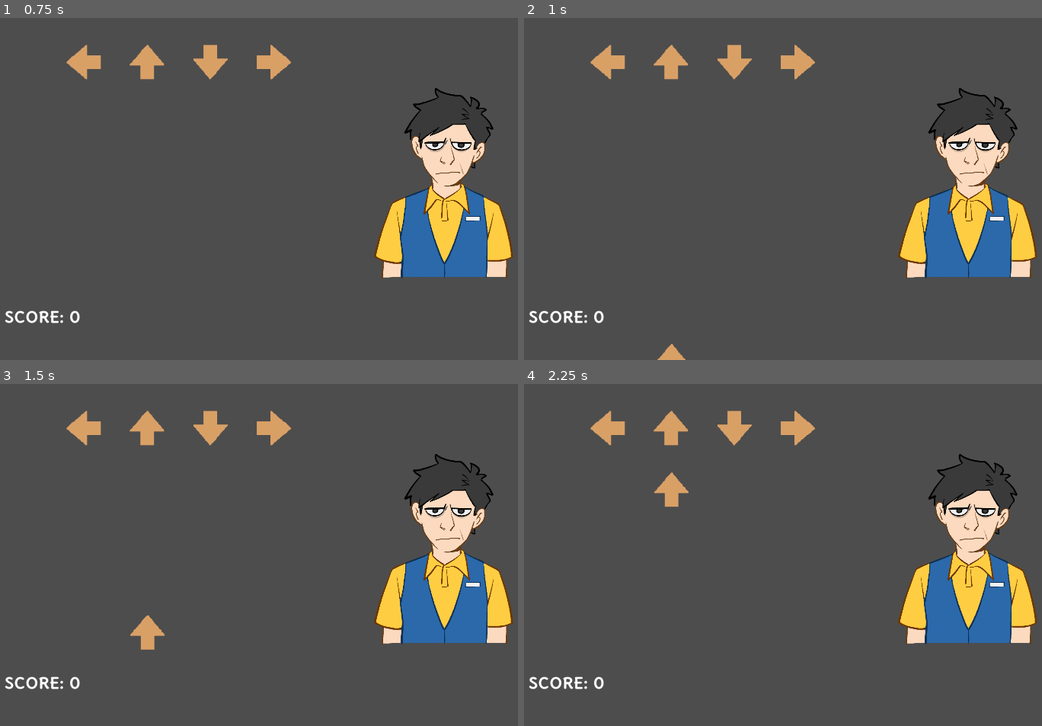
Above: before the commit, frames 1-4 (two rows, left to right).
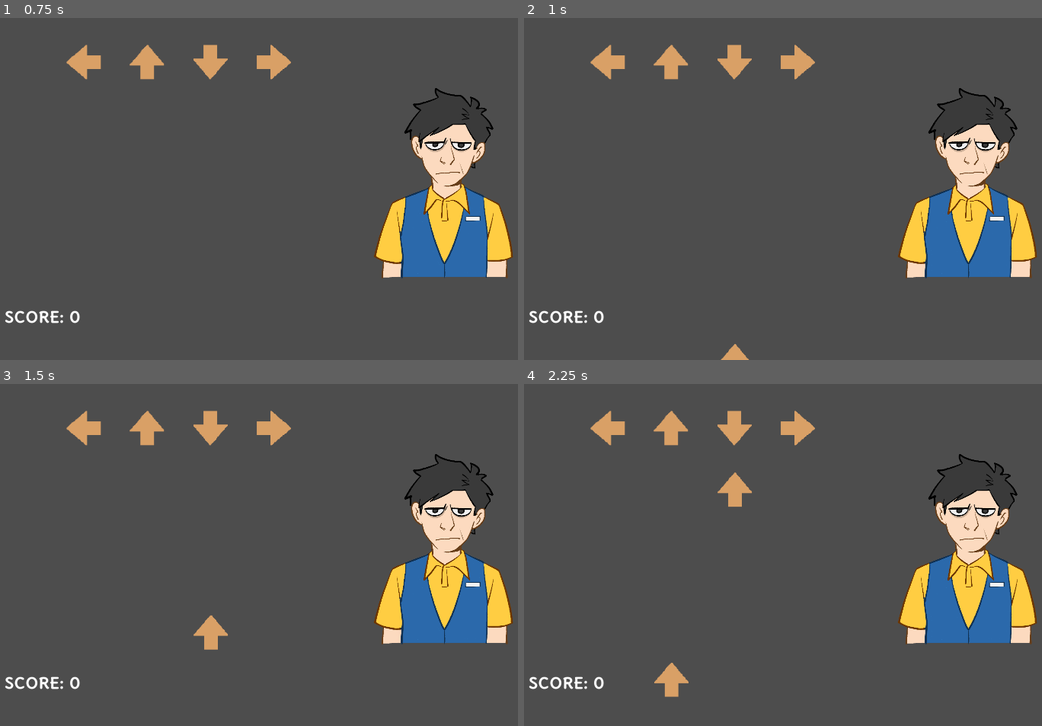
Above: after the commit, the same moments.

Repository: MichelleCDjunaidi/Karen_Simulator
Game: Godot game, scene res://scenes/game.tscn
The game is run twice, just before and just after one commit, with the same random seed, the same clock (stepped at 60 frames per second) and the same inputs.
Inputs:
- Up to frame 1 (0.75 s): tap Enter at 0.5 s
- Up to frame 2 (1 s): no input
- Up to frame 3 (1.5 s): no input
- Up to frame 4 (2.25 s): no input

Frame 1 is identical in both runs. In frame 2, 0.3% of the frame differs, in the area x 25-44%, y 95-100%; in frame 3, 0.7%; in frame 4, 1.0%, in the area x 25-44%, y 25-92%.

Commit message:
all direction spawner implemented

Diff:
--- a/scenes/game.tscn
+++ b/scenes/game.tscn
@@ -757,7 +757,7 @@
 [node name="ArrowRightButton" parent="." instance=ExtResource("6_afu41")]
 position = Vector2(900, 139)
 sprite_frames = SubResource("SpriteFrames_3swvm")
-input = "left"
+input = "right"
 action = "Complain"
 
 [node name="ArrowSpawner" parent="." instance=ExtResource("4_1cqob")]
--- a/scripts/ArrowSpawner.gd
+++ b/scripts/ArrowSpawner.gd
@@ -4,21 +4,20 @@
 
 # Called when the node enters the scene tree for the first time
 var wait_times = [2,3,4,5,6]
+var x_coor_positions = [300, 500, 700, 900]
 func _ready():
 	#$Timer.wait_time = wait_times[randi() % 4]
 	#print($Timer.wait_time)
 	$Timer.start()
 
-
 # Called every frame. 'delta' is the elapsed time since the previous frame.
 func _process(delta):
 	pass
 
-
 func _on_timer_timeout():
 	var arrow = arrow_path.instantiate()
-	arrow.position = Vector2(500,1080)
+	arrow.position = Vector2(x_coor_positions[randi() % 4],1080)
 	self.add_child(arrow)
-	$Timer.wait_time = wait_times[randi() % 4]
+	$Timer.wait_time = wait_times[randi() % 4]/3
 	print($Timer.wait_time)
 	$Timer.start()
